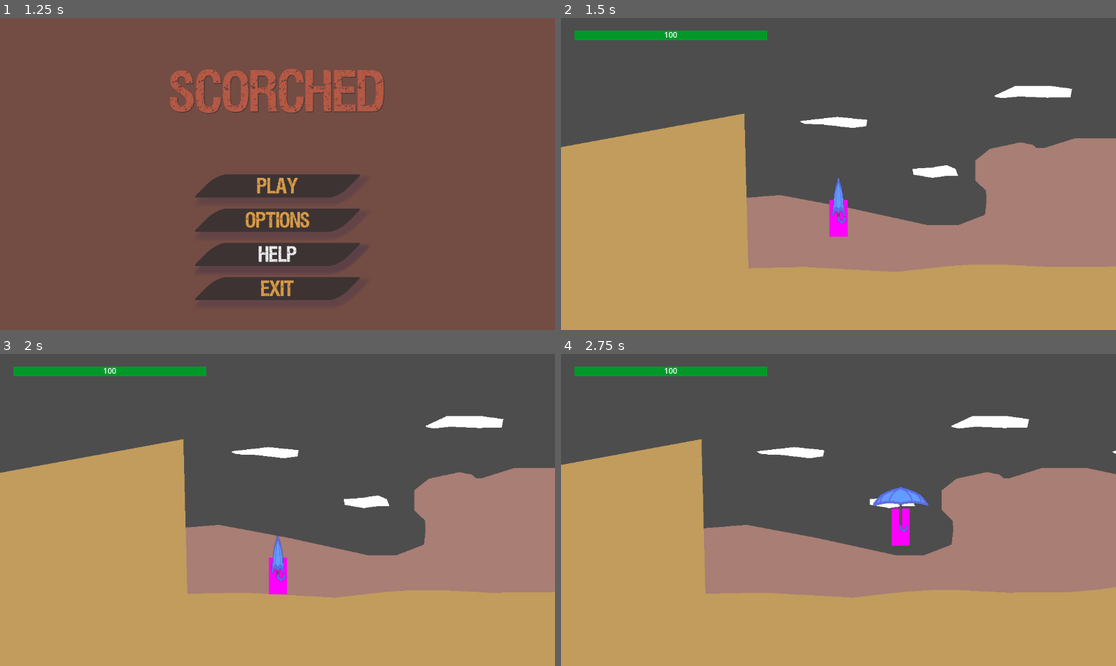
Above: before the commit, frames 1-4 (two rows, left to right).
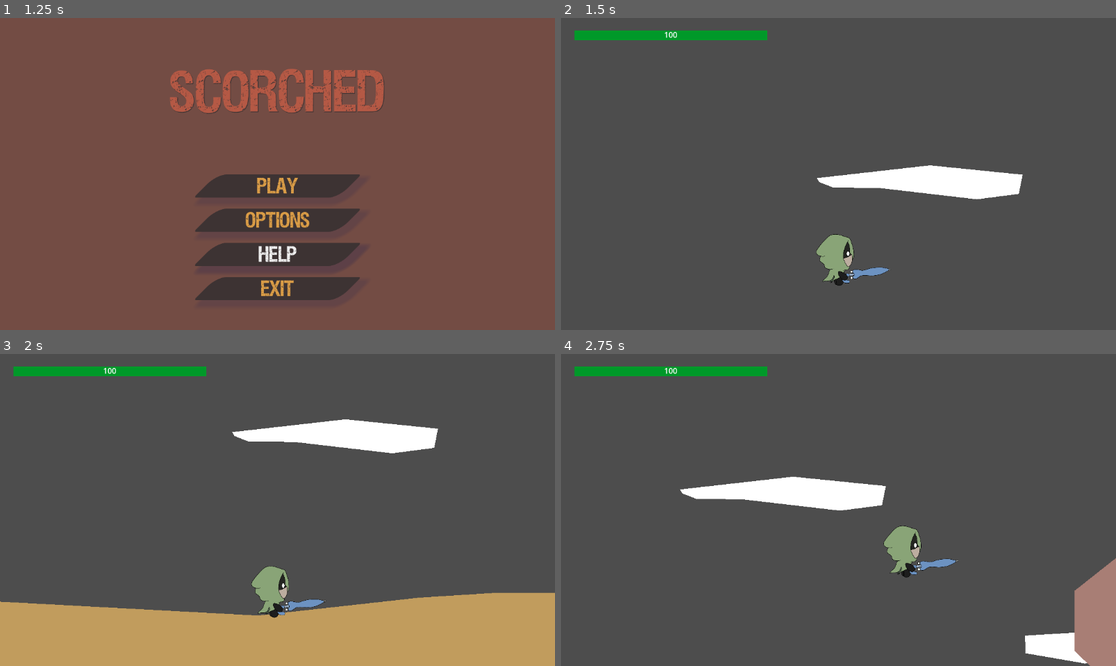
Above: after the commit, the same moments.

Repository: Niimphu/NewbieGameJam2023
Game: Godot game, scene res://Levels/MainMenu/MainMenu.tscn
Two runs of this game, one before a commit and one after it. Both use one fixed random seed, a clock stepped at 60 frames per second and the inputs below.
Inputs:
- Up to frame 1 (1.25 s): click "Help" at 0.5 s
- Up to frame 2 (1.5 s): click "Play" at 1.25 s
- Up to frame 3 (2 s): no input
- Up to frame 4 (2.75 s): hold D (move_right) from 2.03 s (still down); tap K (toggle_parasol) at 2.1 s; tap Space (jump) at 2.27 s

Frame 1 is identical in both runs. In frame 2, 55% of the frame differs, in the area x 0-100%, y 21-100%; in frame 3, 38%; in frame 4, 58%, in the area x 0-100%, y 19-100%.

Commit message:
added spritesheet to begin animating

Diff:
--- a/Characters/Player/Player.tscn
+++ b/Characters/Player/Player.tscn
@@ -1,11 +1,11 @@
 [gd_scene load_steps=9 format=3 uid="uid://86i5b4bp1hry"]
 
 [ext_resource type="Script" path="res://Characters/Player/Player.gd" id="1_cg0yb"]
-[ext_resource type="Texture2D" uid="uid://baxai2pm6non2" path="res://Textures/16x16_white.png" id="1_l7vhe"]
 [ext_resource type="PackedScene" uid="uid://5vev7xxhbg3f" path="res://Characters/Player/UI/PlayerUI.tscn" id="2_tgliu"]
 [ext_resource type="PackedScene" uid="uid://cs055uggajtfv" path="res://Characters/Player/PauseManager.tscn" id="2_vbasy"]
 [ext_resource type="SpriteFrames" uid="uid://qaknhgla8llv" path="res://Characters/Player/Parasol/ParasolAnimationFrames.tres" id="3_80ogd"]
 [ext_resource type="Script" path="res://Characters/Player/Parasol/Parasol.gd" id="4_c045m"]
+[ext_resource type="Texture2D" uid="uid://ddvg0puekq4el" path="res://Characters/Player/Spritesheet_player.png" id="6_lxn1d"]
 
 [sub_resource type="CapsuleShape2D" id="CapsuleShape2D_vmqq7"]
 radius = 24.0
@@ -25,12 +25,6 @@
 
 [node name="PlayerUI" parent="CanvasLayer" instance=ExtResource("2_tgliu")]
 mouse_filter = 2
-
-[node name="Sprite2D" type="Sprite2D" parent="."]
-modulate = Color(1, 0, 1, 1)
-light_mask = 2
-scale = Vector2(3, 6)
-texture = ExtResource("1_l7vhe")
 
 [node name="CollisionShape2D" type="CollisionShape2D" parent="."]
 shape = SubResource("CapsuleShape2D_vmqq7")
@@ -70,10 +64,20 @@
 metadata/_edit_lock_ = true
 
 [node name="Parasol" type="AnimatedSprite2D" parent="."]
+visible = false
 position = Vector2(0, -48)
 scale = Vector2(1.5, 1.5)
 sprite_frames = ExtResource("3_80ogd")
 animation = &"open_close"
 script = ExtResource("4_c045m")
 
+[node name="Sprite2D" type="Sprite2D" parent="."]
+light_mask = 2
+position = Vector2(0, 33)
+scale = Vector2(0.2, 0.2)
+texture = ExtResource("6_lxn1d")
+offset = Vector2(100, -200)
+hframes = 6
+vframes = 6
+
 [connection signal="animation_finished" from="Parasol" to="Parasol" method="_on_animation_finished"]
--- a/Levels/Level_1.tscn
+++ b/Levels/Level_1.tscn
@@ -79,8 +79,6 @@
 collision_layer = 2
 floor_stop_on_slope = false
 floor_max_angle = 0.872665
-JUMP_VELOCITY = -600.0
-MAX_WALK_VELOCITY = 400.0
 
 [node name="RemoteTransform2D" type="RemoteTransform2D" parent="Player"]
 remote_path = NodePath("../../Camera2D")
--- a/Levels/Tutorial.tscn
+++ b/Levels/Tutorial.tscn
@@ -582,7 +582,7 @@
 [node name="Camera2D" type="Camera2D" parent="."]
 position = Vector2(189, 429)
 offset = Vector2(0, -100)
-zoom = Vector2(0.8, 0.8)
+zoom = Vector2(1.4, 1.4)
 process_callback = 0
 position_smoothing_enabled = true
 position_smoothing_speed = 20.0
Binary file added: Characters/Player/Spritesheet_player.png
Not shown, added: Characters/Player/Spritesheet_player.png.import
Binary file added: Levels/MainMenu/css_sprites.png
Not shown, added: Levels/MainMenu/css_sprites.png.import
